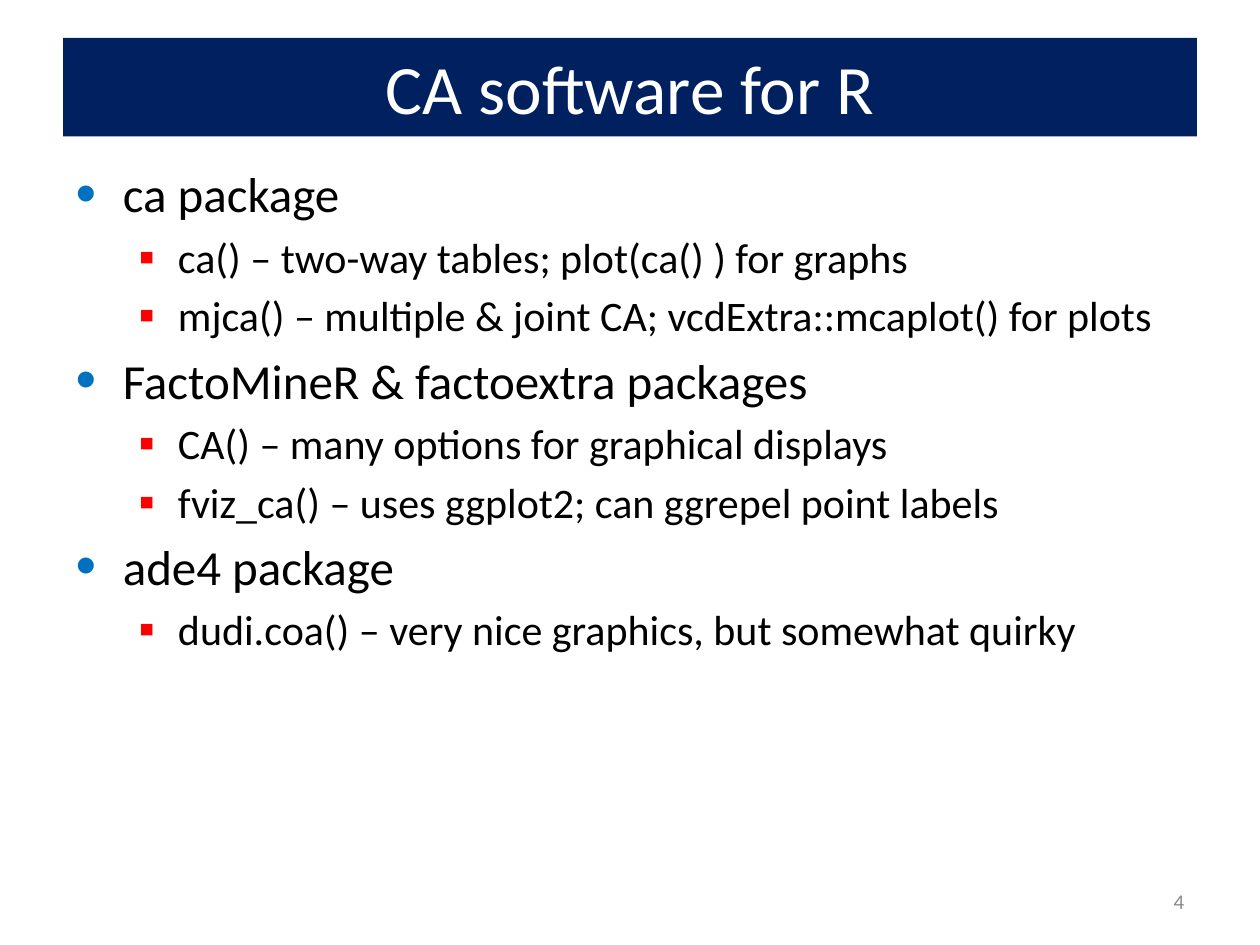
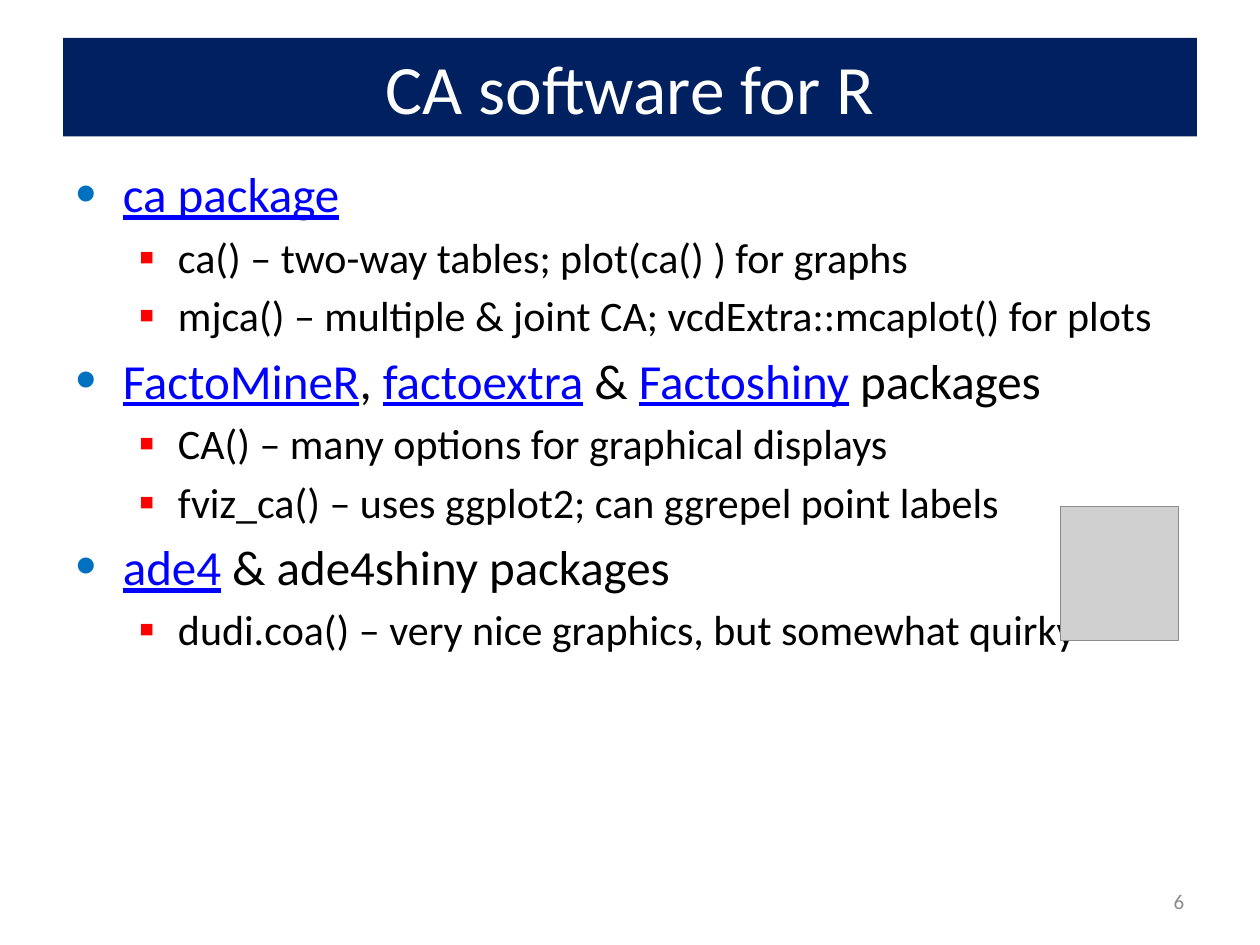
Before and after one commit to friendly/psy6136, a slide deck: slide 6 of docs/lectures/05-Corresp.pptx (slide 4 before the commit). Drawn at 1260x945 pixels with LibreOffice and Linux fonts; fonts in the diff are those of the drawing; grey boxes stand for pictures. Boxes give left, top, right and bottom in pixels: in the first picture for what was removed or moved away, otherwise in the second. Text is boxed around its words. In the diff, an @@ line names an element or a change of style, - is before the commit and + after.

```diff
--- a/docs/lectures/05-Corresp.pptx
+++ b/docs/lectures/05-Corresp.pptx
@@ text at <box>123,178,340,221</box>: text colour #000000 to #0000FF, underline on in "ca package" @@
@@ text at <box>123,365,1041,408</box>: text changed; text colour #000000 to #0000FF @@
-• FactoMineR & factoextra packages
+• FactoMineR, factoextra & Factoshiny packages
@@ picture added at <box>1061,507,1179,641</box> @@
@@ text at <box>123,551,670,594</box>: text changed @@
-• ade4 package
+• ade4 & ade4shiny packages
@@ page number at <box>1174,895,1185,909</box>: text changed @@
-4
+6
```
Also in this commit, not shown: 10 other slides changed, 9 slides added, 11 other files.
